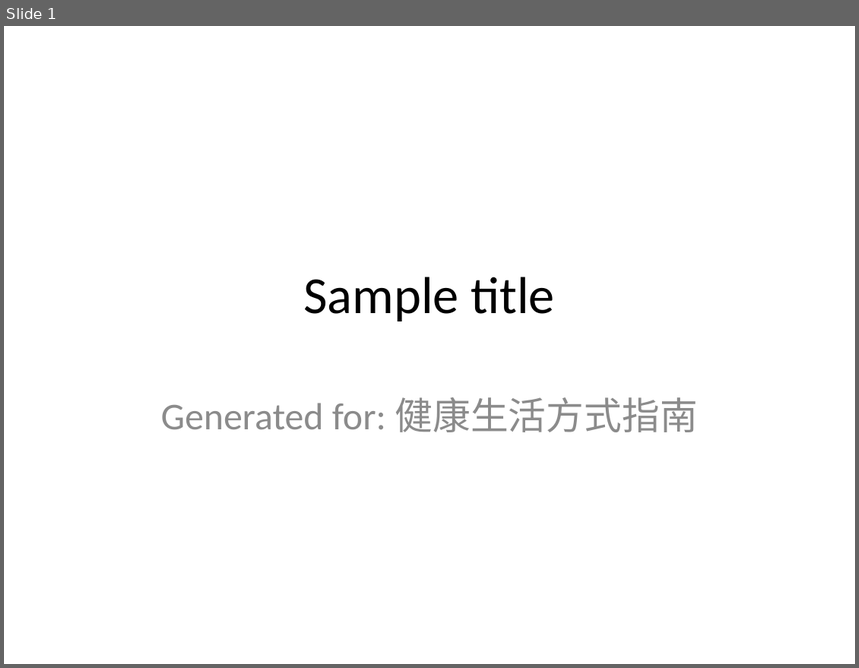
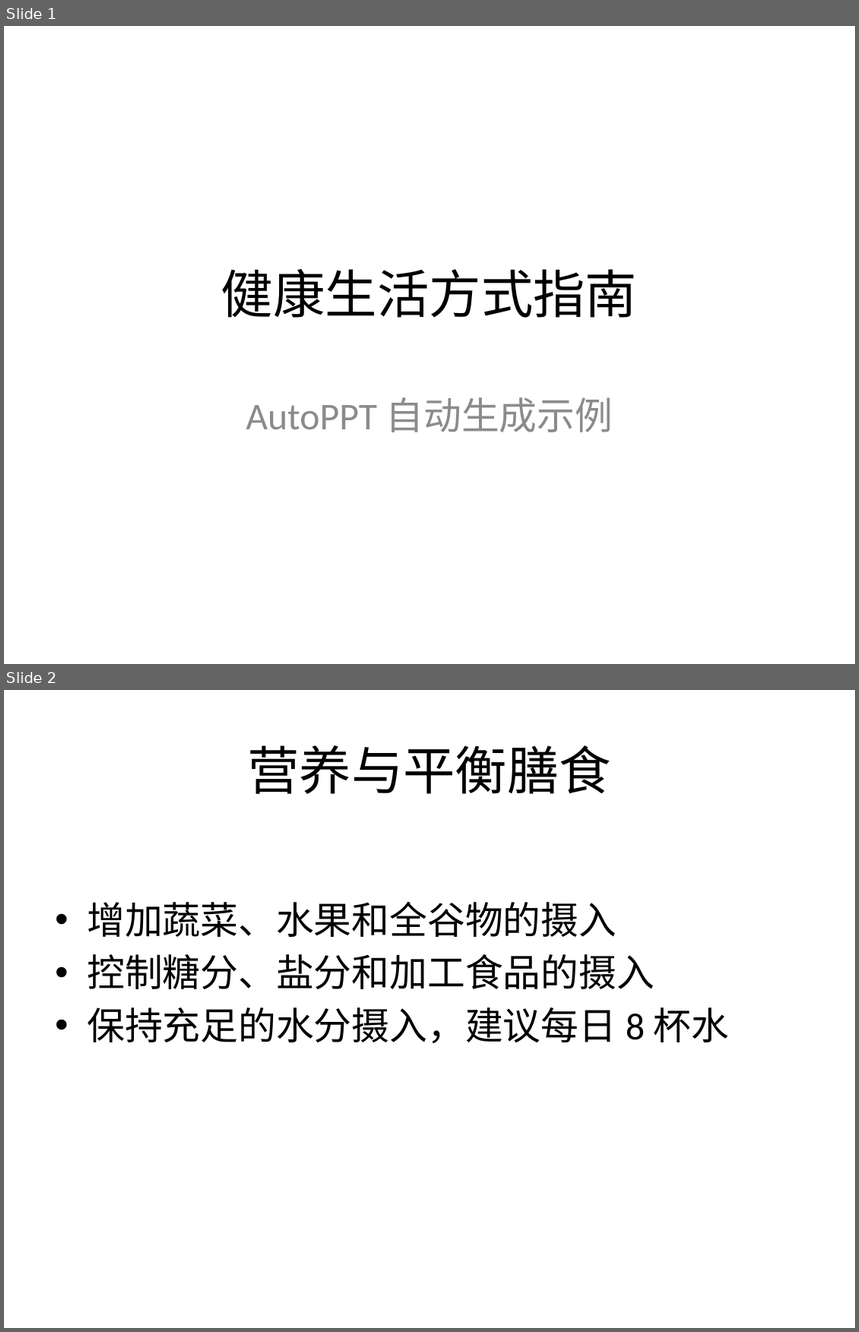
Before and after one commit to yeasy/AutoPPT, a slide deck: samples/cn_life.pptx. Shown one above the other, each under a label of ours: slide 1 before the commit, slides 1 and 2 after it. The pictures are 859x668 and 859x1332 pixels, drawn with LibreOffice and Linux fonts; fonts in the diff are those of the drawing. Boxes give left, top, right and bottom in pixels: in the first picture for what was removed or moved away, otherwise in the second. Text is boxed around its words. In the diff, an @@ line names an element or a change of style, - is before the commit and + after.

```diff
--- a/samples/cn_life.pptx
+++ b/samples/cn_life.pptx
@@ slide 2 added at [4,690,855,1328], background #FFFFFF @@
@@ title added at [247,745,611,794], 44 pt, text #000000 @@
+营养与平衡膳食
@@ text added at [87,902,730,1043], 32 pt, text #000000 @@
+• 增加蔬菜、水果和全谷物的摄入
+• 控制糖分、盐分和加工食品的摄入
+• 保持充足的水分摄入，建议每日 8 杯水
@@ slide 1 changed as well @@
@@ title at [221,269,637,318]: text changed @@
-Sample title
+健康生活方式指南
@@ subtitle at [246,398,614,433]: text changed @@
-Generated for: 健康生活方式指南
+AutoPPT 自动生成示例
```
Also in this commit, not shown: 2 other slides added, 4 slides removed, 7 other files.
